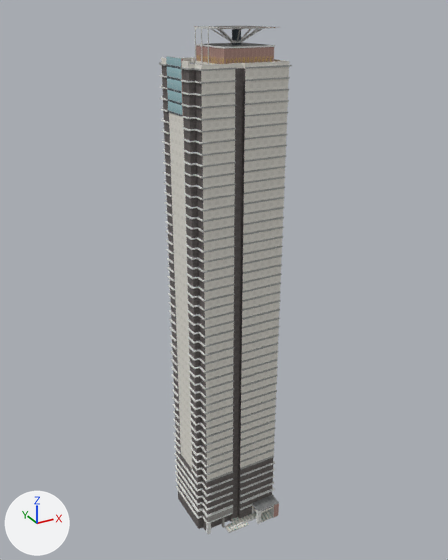
Two versions of the FBX model cs2-kit/projects/exllu-103/output/HighriseTower103_L1_5x4/HighriseTower103_L1_5x4_LOD1.fbx, one commit apart.
Before and after are seen from a 50 mm lens placed at (-83.6, -151.4, 163.4), pointed at (1.1, 2.7, 86.3). The axes (+X, +Y, +Z) are drawn at lower left. The lights are the same throughout. The older version comes first. Where no turn or scale is listed for an object, it has been applied to the vertices. Vertices at exactly the same position are counted once.

Objects in the first picture: 'HighriseTower103_L1_5x4_LOD1'.
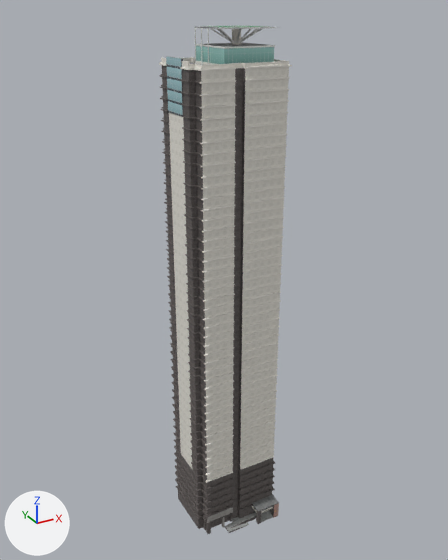
Pixel boxes [x1, y1, x2, y2] of what changed, in the pictures (448 x 560 px; the box of a moved part takes in the faces that stretch with it):
part 1 of me_highrisetower103_l1_5x4_lod1, moved or reshaped
    before: [253, 496, 279, 518]
    after: [252, 496, 279, 518]
part 2 of me_highrisetower103_l1_5x4_lod1, surface changed
    both: [159, 25, 292, 534]

What changed in the scene script:
```text
Change me_highrisetower103_l1_5x4_lod1:
    used by ob_highrisetower103_l1_5x4_lod1; location = (0.0, 0.0, 0.0)
    remove me_highrisetower103_l1_5x4_lod1.from_pydata(...)  # 7390 vertices, 5980 faces; spans x -14.0..14.0, y -14.0..14.0, z 0.0..159.0
    add me_highrisetower103_l1_5x4_lod1.from_pydata(...)  # 7406 vertices, 5986 faces; spans x -14.0..14.0, y -14.0..14.0, z 0.0..159.0
    me_highrisetower103_l1_5x4_lod1 part 1
    2 vertices are removed from x 13.0, y -12.0, z 5.0
    95 faces are deleted
    47 vertices move within x 5.0..13.0, y -14.0..-10.0, z 0.0..6.0
    18 vertices are added at x 6.0..13.0, y -14.0..-11.0, z 0.0..6.0
    101 new faces join them
    me_highrisetower103_l1_5x4_lod1 part 2: 2773 kept faces spanning x -14.0..14.0, y -14.0..14.0, z 0.0..159.0 get new texture (UV) coordinates
```
